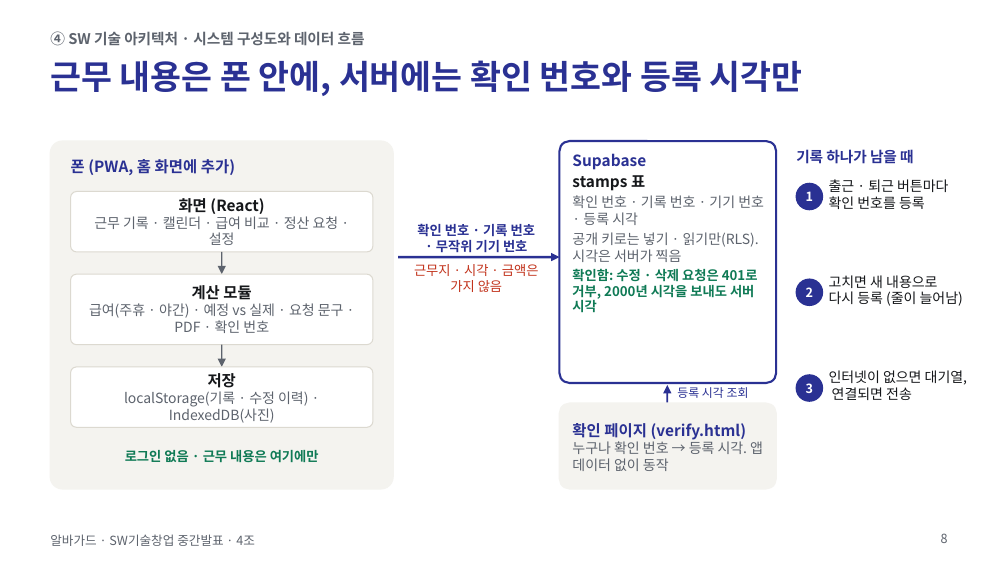
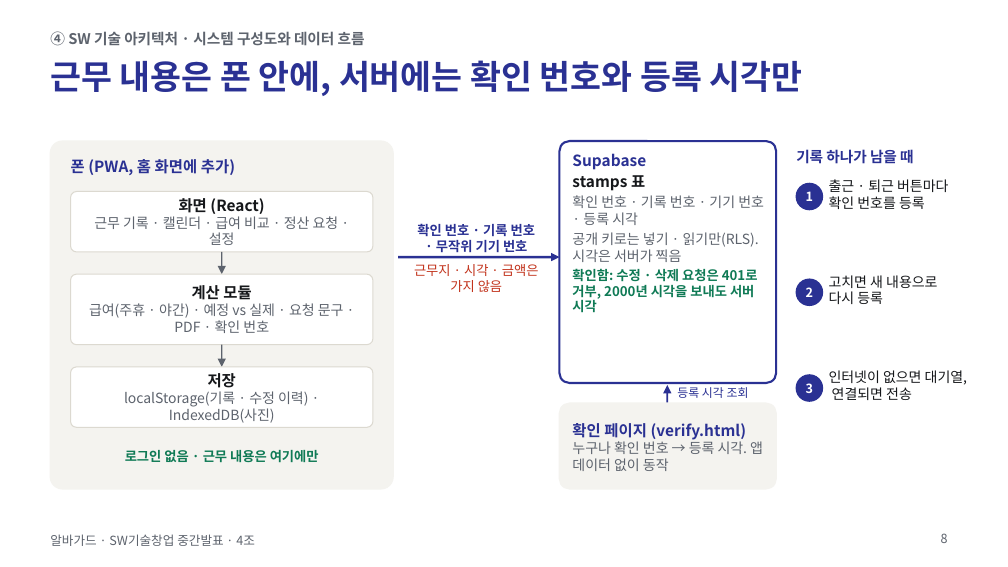
Before and after one commit to jihooni217/albaguard, a slide deck: slide 8 of docs/06_중간발표_PPT.pptx. Drawn at 1008x567 pixels with LibreOffice and Linux fonts; fonts in the diff are those of the drawing. Boxes give left, top, right and bottom in pixels: in the first picture for what was removed or moved away, otherwise in the second. Text is boxed around its words. In the diff, an @@ line names an element or a change of style, - is before the commit and + after.

```diff
--- a/docs/06_중간발표_PPT.pptx
+++ b/docs/06_중간발표_PPT.pptx
@@ text at [829, 275, 937, 304]: text changed @@
-고치면 새 내용으로 다시 등록 (줄이 늘어남)
+고치면 새 내용으로 다시 등록
```
Also in this commit, not shown: 5 other slides changed, 1 other file.
